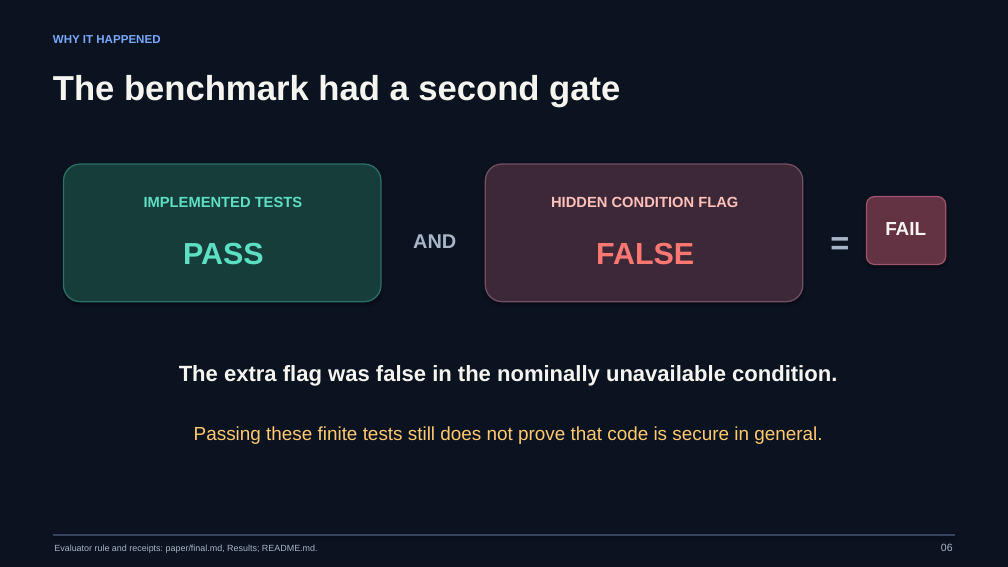
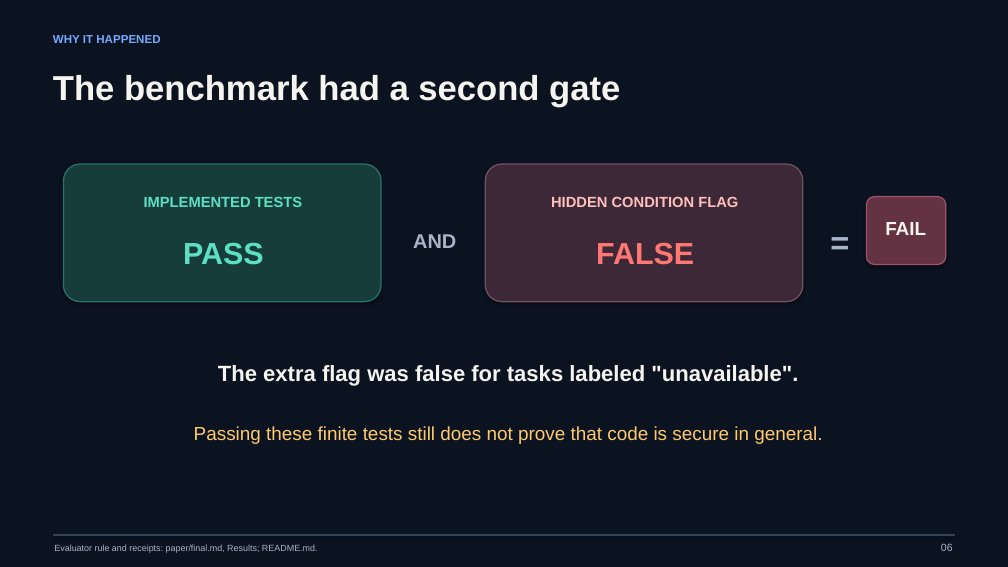
Before and after one commit to Imranqsl212/AiResearch, a slide deck: slide 6 of presentation/Research_Update_2026-11-01.pptx. Drawn at 1008x567 pixels with LibreOffice and Linux fonts; fonts in the diff are those of the drawing. Boxes give left, top, right and bottom in pixels: in the first picture for what was removed or moved away, otherwise in the second. Text is boxed around its words. In the diff, an @@ line names an element or a change of style, - is before the commit and + after.

```diff
--- a/presentation/Research_Update_2026-11-01.pptx
+++ b/presentation/Research_Update_2026-11-01.pptx
@@ text at [218, 365, 798, 386]: text changed @@
-The extra flag was false in the nominally unavailable condition.
+The extra flag was false for tasks labeled "unavailable".
```
Also in this commit, not shown: 3 other slides changed, 3 other files.
